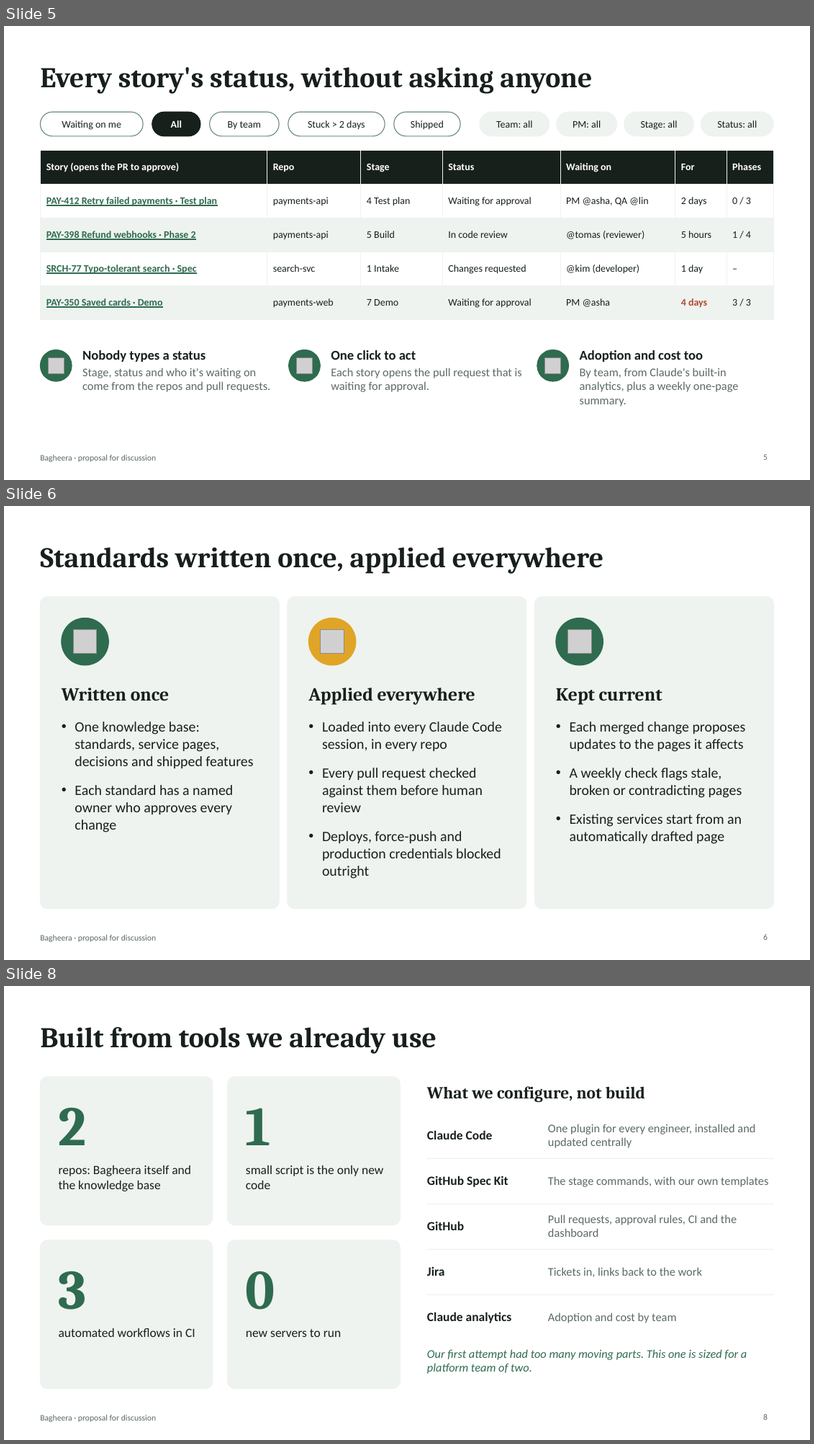
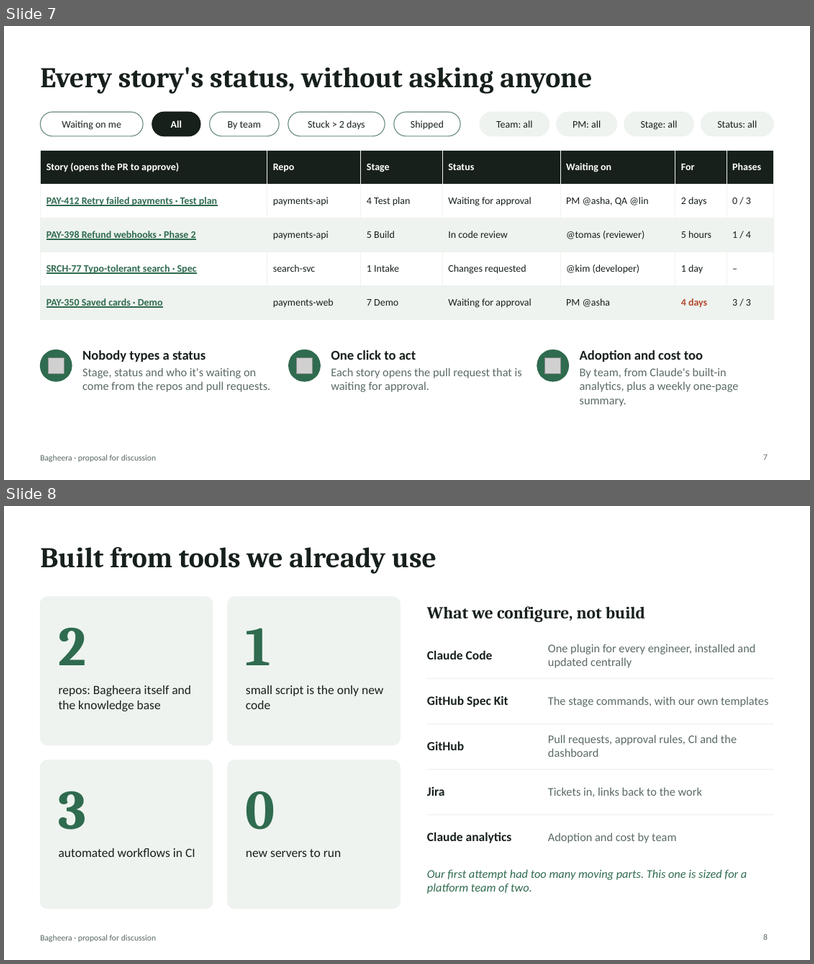
Before and after one commit to rahulnyk/bagheera, a slide deck: docs/pitch-deck.pptx. Shown one above the other, each under a label of ours: slides 5, 6 and 8 before the commit, slides 7 and 8 after it; the slides between them are not shown. The pictures are 814x1444 and 814x964 pixels, drawn with LibreOffice and Linux fonts; fonts in the diff are those of the drawing; grey boxes stand for pictures. Boxes give left, top, right and bottom in pixels: in the first picture for what was removed or moved away, otherwise in the second. Text is boxed around its words. In the diff, an @@ line names an element or a change of style, - is before the commit and + after.

```diff
--- a/docs/pitch-deck.pptx
+++ b/docs/pitch-deck.pptx
@@ slide 6 removed at (4, 506, 810, 960), background #FFFFFF; not listed: 1 template element that a slide beside it also shows @@
@@ title removed at (40, 547, 604, 574) @@
-Standards written once, applied everywhere
@@ rounded rectangle removed at (40, 597, 279, 908) @@
@@ rounded rectangle removed at (288, 597, 527, 908) @@
@@ rounded rectangle removed at (535, 597, 774, 908) @@
@@ ellipse removed at (62, 618, 108, 665) @@
@@ picture removed at (74, 629, 97, 653) @@
@@ ellipse removed at (309, 618, 356, 665) @@
@@ picture removed at (321, 629, 345, 653) @@
@@ ellipse removed at (556, 618, 604, 665) @@
@@ picture removed at (568, 629, 592, 653) @@
@@ text removed at (62, 687, 170, 700) @@
-Written once
@@ text removed at (309, 687, 476, 705) @@
-Applied everywhere
@@ text removed at (556, 688, 663, 705) @@
-Kept current
@@ text removed at (75, 721, 253, 832) @@
-• One knowledge base: standards, service pages, decisions and shipped features
-• Each standard has a named owner who approves every change
@@ text removed at (322, 721, 502, 878) @@
-• Loaded into every Claude Code session, in every repo
-• Every pull request checked against them before human review
-• Deploys, force-push and production credentials blocked outright
@@ text removed at (570, 721, 746, 844) @@
-• Each merged change proposes updates to the pages it affects
-• A weekly check flags stale, broken or contradicting pages
-• Existing services start from an automatically drafted page
@@ page number removed at (764, 934, 768, 939) @@
-6
@@ what was slide 5 is now slide 7 @@
@@ page number at (764, 454, 768, 459): text changed @@
-5
+7
```
Also in this commit, not shown: 1 slide changed, 5 slides added, 4 other slides removed, 1 other file.
